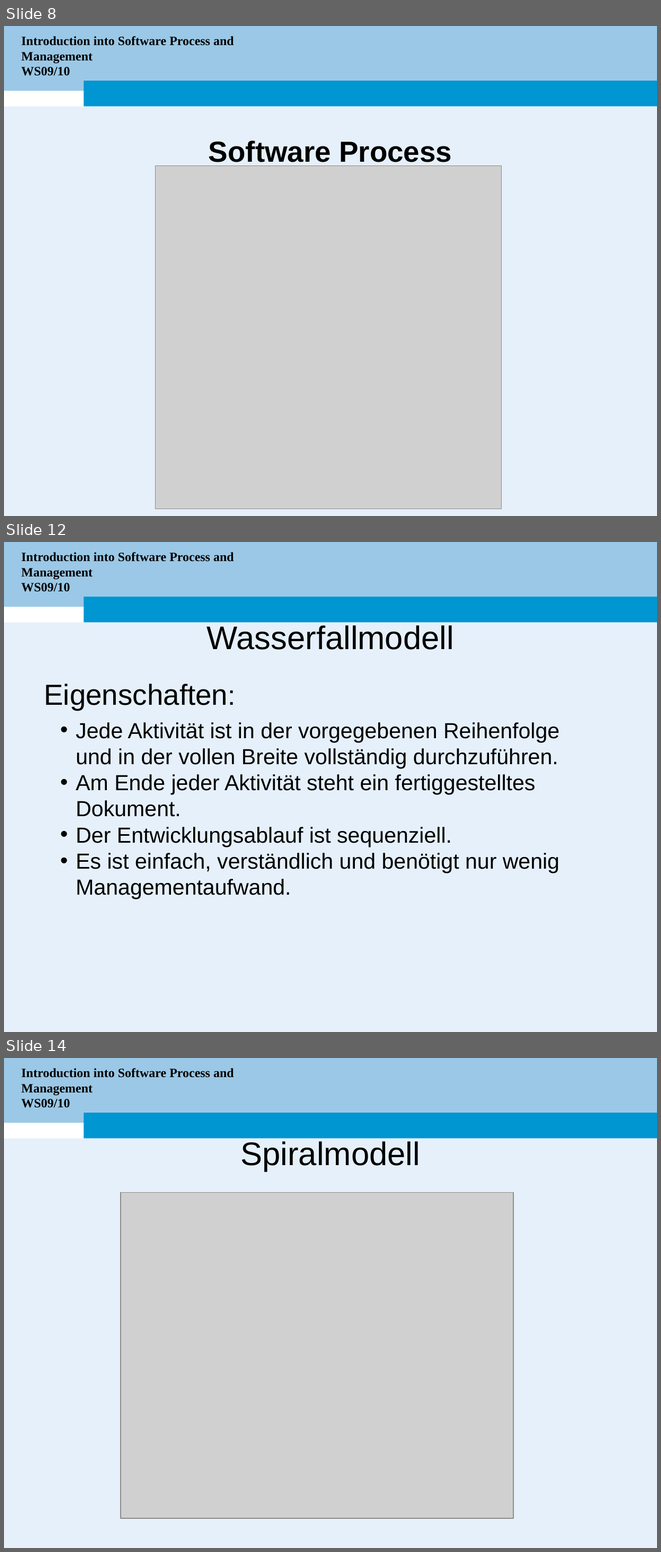
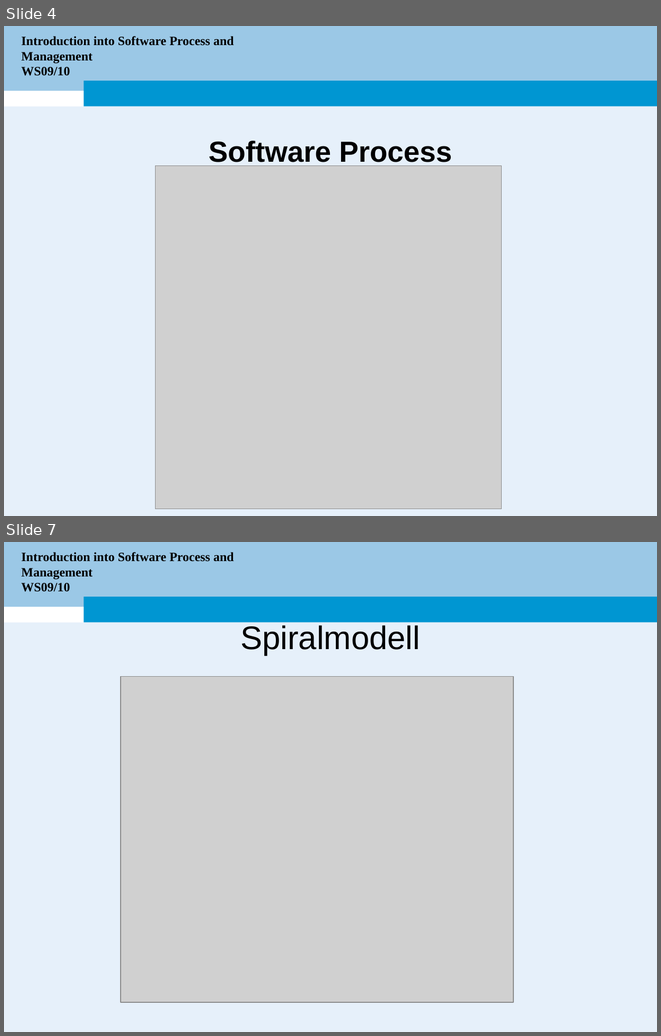
Before and after one commit to electrojit/simeonov, a slide deck: WS10/Bachelor Seminar/Presentaetion/Seminar-Simeonov.ppt. Shown one above the other, each under a label of ours: slides 8, 12 and 14 before the commit, slides 4 and 7 after it; the slides between them are not shown. The pictures are 661x1552 and 661x1036 pixels, drawn with LibreOffice and Linux fonts; fonts in the diff are those of the drawing; grey boxes stand for pictures; background and template pictures are left out. Boxes give left, top, right and bottom in pixels: in the first picture for what was removed or moved away, otherwise in the second. Text is boxed around its words. In the diff, an @@ line names an element or a change of style, - is before the commit and + after.

```diff
--- a/WS10/Bachelor Seminar/Presentaetion/Seminar-Simeonov.ppt
+++ b/WS10/Bachelor Seminar/Presentaetion/Seminar-Simeonov.ppt
@@ slide 12 removed at (4, 542, 657, 1032), background #FFFFFF; not listed: 3 template elements that a slide beside it also shows @@
@@ title removed at (21, 552, 234, 592) @@
-Introduction into Software Process and Management
-WS09/10
@@ text removed at (207, 625, 454, 650) @@
-Wasserfallmodell
@@ text removed at (44, 684, 228, 710) @@
-Eigenschaften:
@@ text removed at (76, 722, 559, 899) @@
-  • Jede Aktivität ist in der vorgegebenen Reihenfolge
-  und in der vollen Breite vollständig durchzuführen.
-  • Am Ende jeder Aktivität steht ein fertiggestelltes Dokument.
-  • Der Entwicklungsablauf ist sequenziell.
-  • Es ist einfach, verständlich und benötigt nur wenig Managementaufwand.
@@ what was slide 8 is now slide 4 @@
@@ what was slide 14 is now slide 7 @@
```
Also in this commit, not shown: 7 slides changed, 4 slides added, 1 other slide removed.
